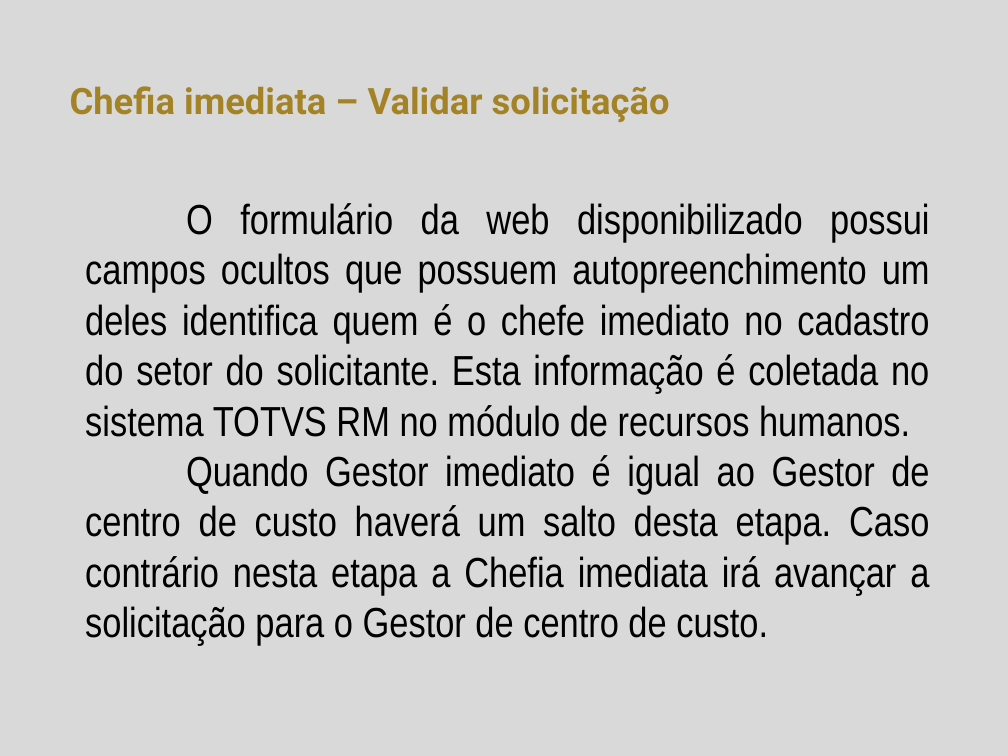
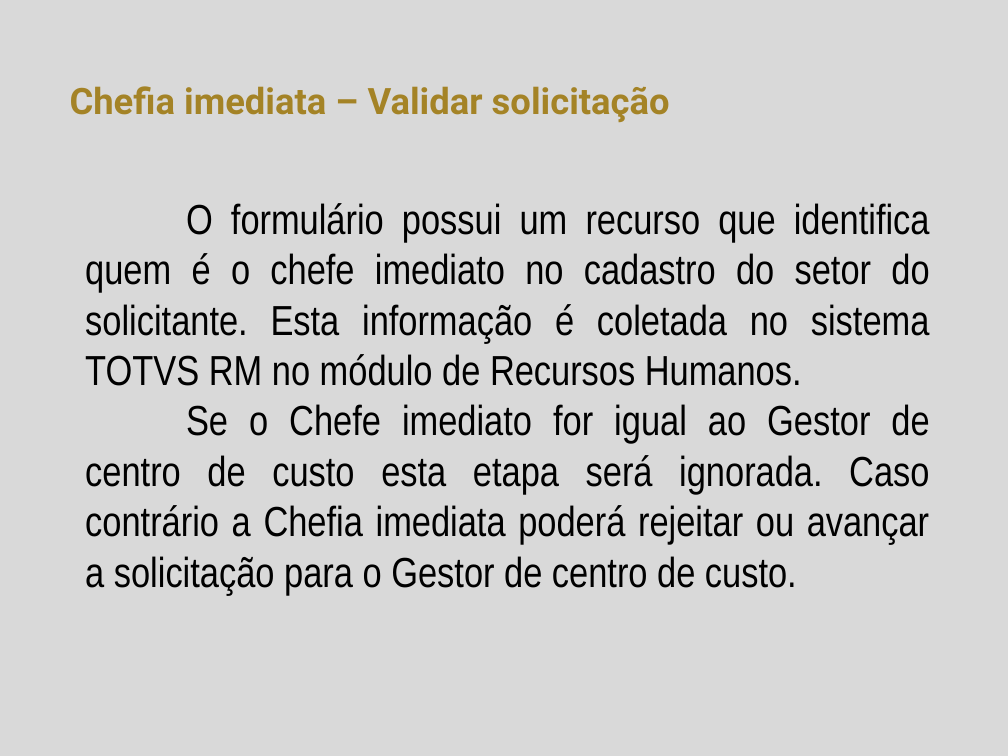
Before and after one commit to herickfreitas/Fluig_RM_MovMovimentoTBCData, a slide deck: slide 5 of Reembolso de despesas.pptx. Drawn at 1008x756 pixels with LibreOffice and Linux fonts; fonts in the diff are those of the drawing; background and template pictures are left out. Boxes give left, top, right and bottom in pixels: in the first picture for what was removed or moved away, otherwise in the second. Text is boxed around its words. In the diff, an @@ line names an element or a change of style, - is before the commit and + after.

Commit message:
Implementando devolução para ajustes

```diff
--- a/Reembolso de despesas.pptx
+++ b/Reembolso de despesas.pptx
@@ text at <box>85,203,930,595</box>: text changed @@
-O formulário da web disponibilizado possui campos ocultos que possuem autopreenchimento um deles identifica quem é o chefe imediato no cadastro do setor do solicitante. Esta informação é coletada no sistema TOTVS RM no módulo de recursos humanos.
-Quando Gestor imediato é igual ao Gestor de centro de custo haverá um salto desta etapa. Caso contrário nesta etapa a Chefia imediata irá avançar a solicitação para o Gestor de centro de custo.
+O formulário possui um recurso que identifica quem é o chefe imediato no cadastro do setor do solicitante. Esta informação é coletada no sistema TOTVS RM no módulo de Recursos Humanos.
+Se o Chefe imediato for igual ao Gestor de centro de custo esta etapa será ignorada. Caso contrário a Chefia imediata poderá rejeitar ou avançar a solicitação para o Gestor de centro de custo.
```
Also in this commit, not shown: 5 other slides changed, 6 other files.
